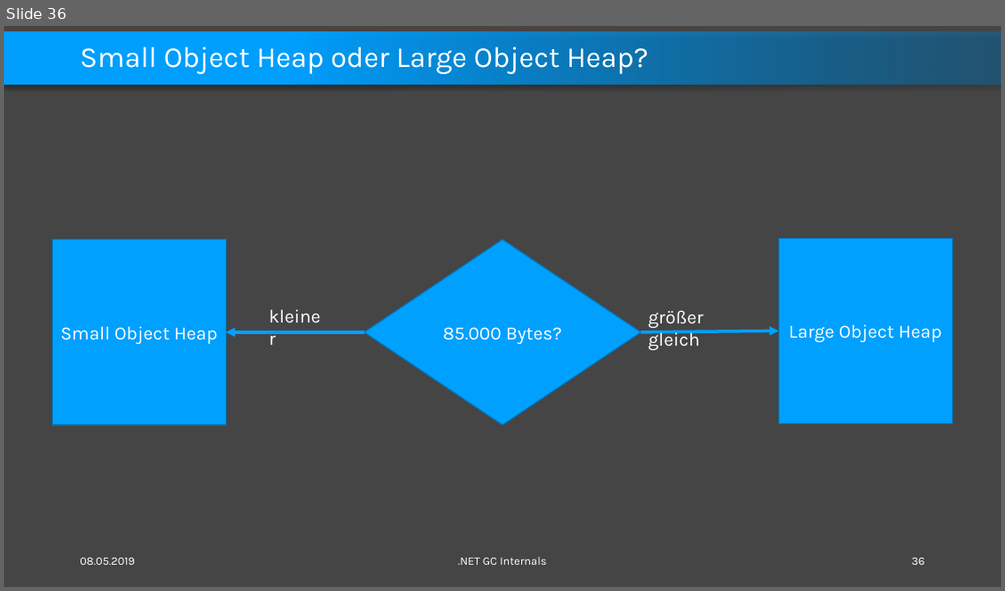
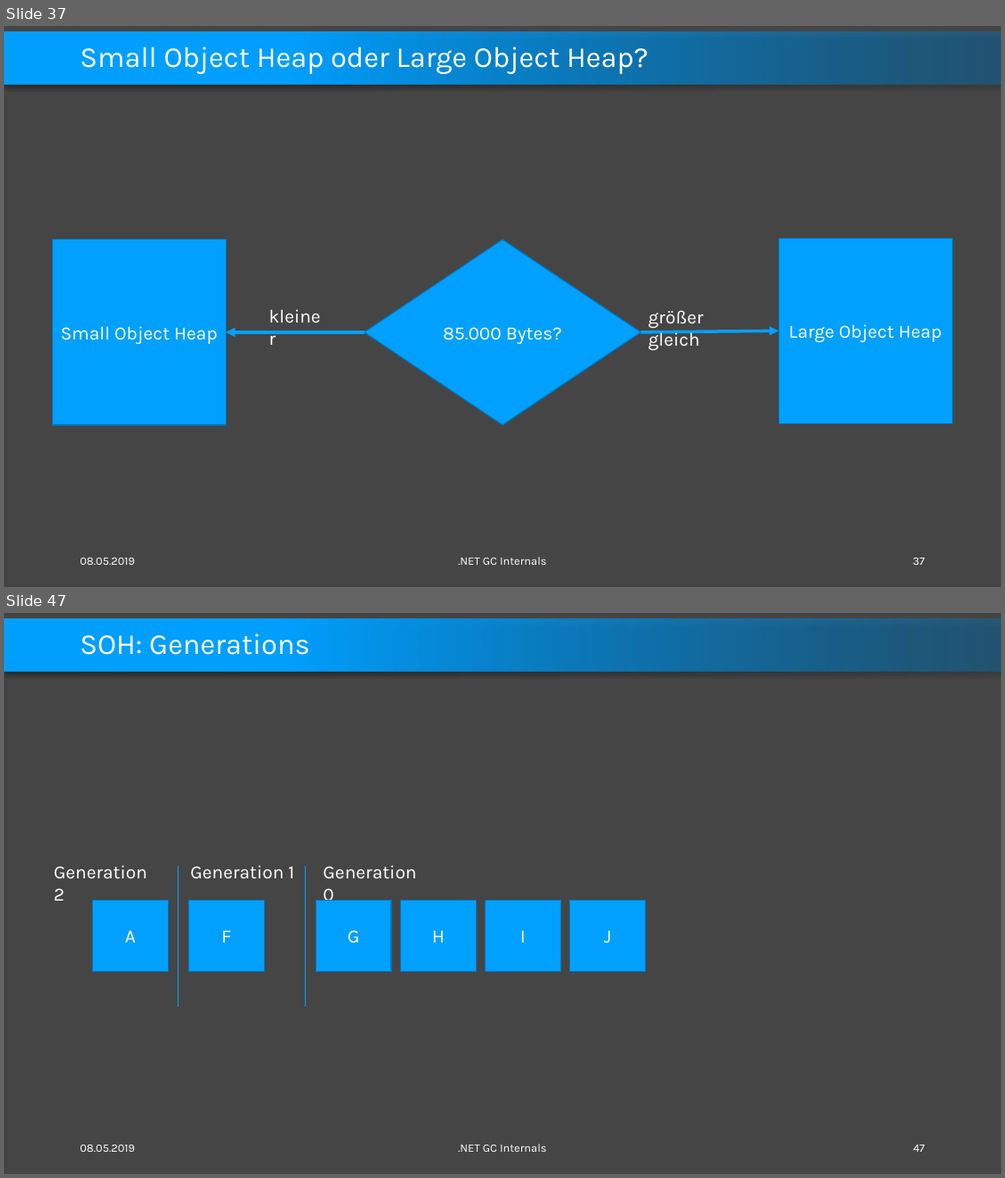
Before and after one commit to feO2x/DotnetGCInternals, a slide deck: Dotnet GC Internals.pptx. Shown one above the other, each under a label of ours: slide 36 before the commit, slides 37 and 47 after it; the slides between them are not shown. The pictures are 1005x591 and 1005x1178 pixels, drawn with LibreOffice and Linux fonts; fonts in the diff are those of the drawing. Boxes give left, top, right and bottom in pixels: in the first picture for what was removed or moved away, otherwise in the second. Text is boxed around its words. In the diff, an @@ line names an element or a change of style, - is before the commit and + after.

```diff
--- a/Dotnet GC Internals.pptx
+++ b/Dotnet GC Internals.pptx
@@ slide 47 added at [4,613,1001,1174], background #454545; not listed: 1 template element that a slide beside it also shows @@
@@ title added at [80,633,310,655], 28 pt, text #FFFFFF @@
+SOH: Generations
@@ text added at [54,865,147,900], 18 pt, text #FFFFFF @@
+Generation 2
@@ line added from (178, 866) to (178, 1006), #00A0FF 0.5 pt @@
@@ text added at [190,865,294,878], 18 pt, text #FFFFFF @@
+Generation 1
@@ line added from (306, 866) to (306, 1006), #00A0FF 0.5 pt @@
@@ text added at [323,865,416,906], 18 pt, text #FFFFFF @@
+Generation 0
@@ rectangle added at [92,900,168,971], fill #00A0FF, outline #0076BD 1 pt, 18 pt, text #FFFFFF @@
+A
@@ rectangle added at [189,900,264,971], fill #00A0FF, outline #0076BD 1 pt, 18 pt, text #FFFFFF @@
+F
@@ rectangle added at [316,900,391,971], fill #00A0FF, outline #0076BD 1 pt, 18 pt, text #FFFFFF @@
+G
@@ rectangle added at [400,900,476,971], fill #00A0FF, outline #0076BD 1 pt, 18 pt, text #FFFFFF @@
+H
@@ rectangle added at [485,900,561,971], fill #00A0FF, outline #0076BD 1 pt, 18 pt, text #FFFFFF @@
+I
@@ rectangle added at [570,900,646,971], fill #00A0FF, outline #0076BD 1 pt, 18 pt, text #FFFFFF @@
+J
@@ text added at [80,1144,135,1151], 11 pt, text #FFFFFF @@
+08.05.2019
@@ text added at [458,1143,547,1151], 11 pt, text #FFFFFF @@
+.NET GC Internals
@@ page number added at [913,1144,924,1151], 11 pt, text #FFFFFF @@
+47
@@ what was slide 36 is now slide 37 @@
@@ page number at [913,557,925,564]: text changed @@
-36
+37
```
Also in this commit, not shown: 1 slide changed, 31 other slides added.
